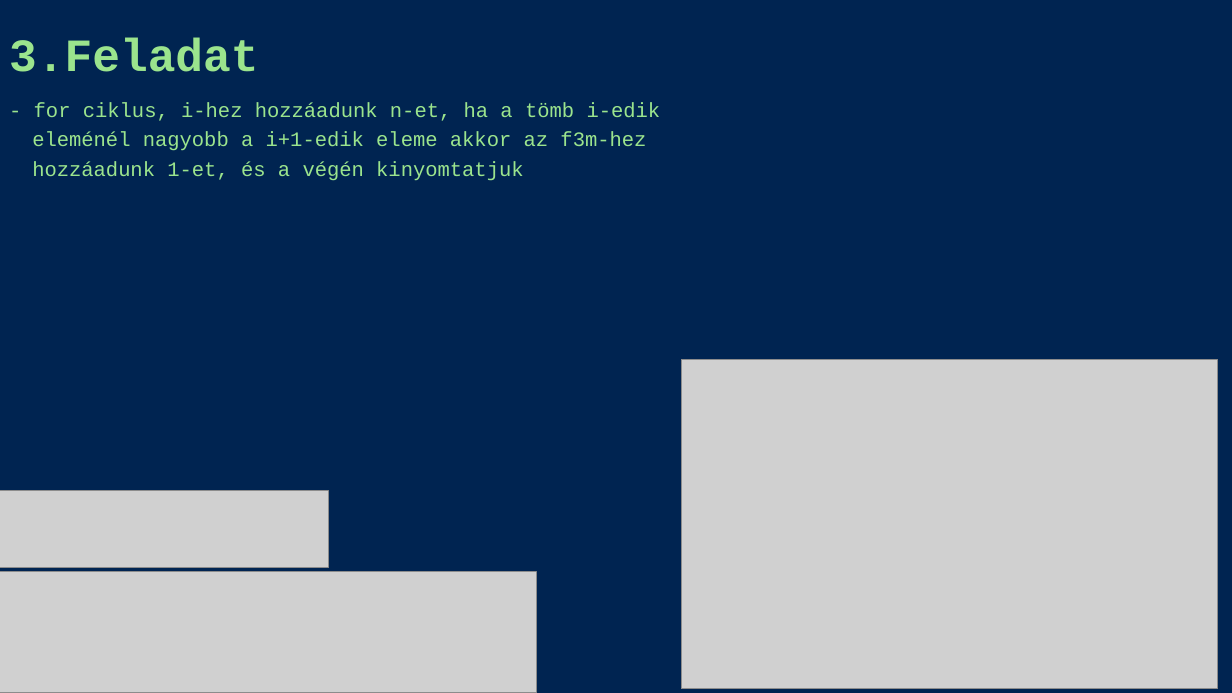
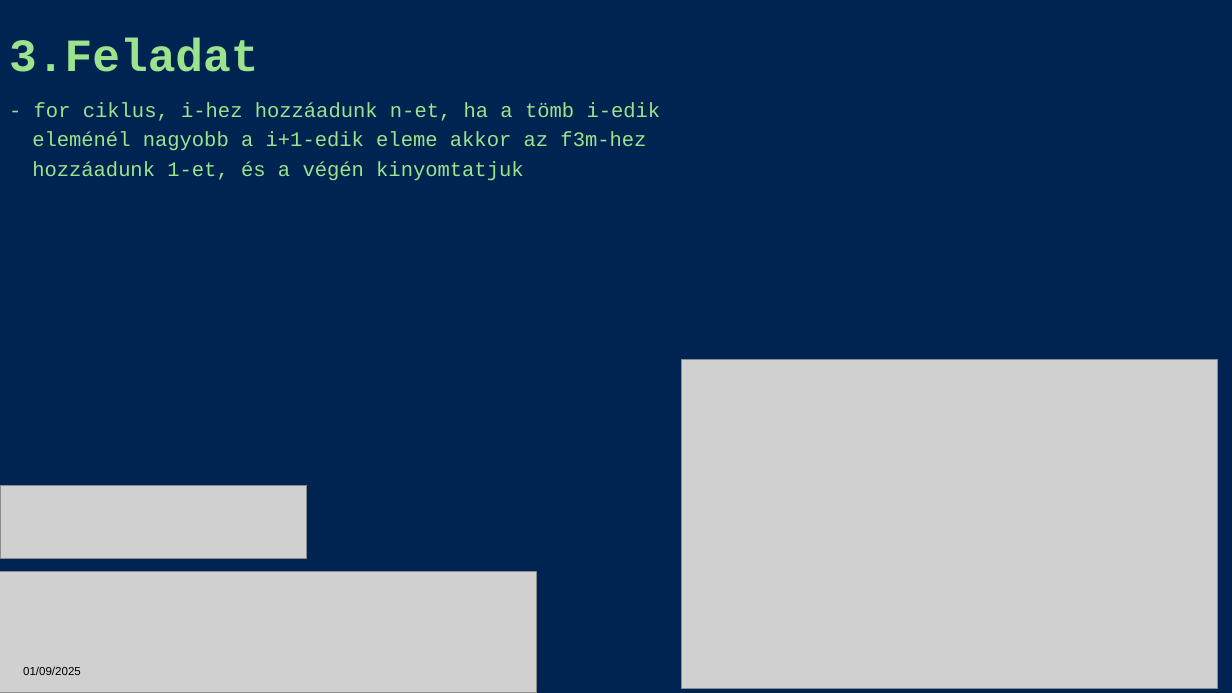
Before and after one commit to PapAdamCkik/IKTProjekt_PA_HA, a slide deck: slide 8 of ppt.pptx. Drawn at 1232x693 pixels with LibreOffice and Linux fonts; fonts in the diff are those of the drawing; grey boxes stand for pictures. Boxes give left, top, right and bottom in pixels: in the first picture for what was removed or moved away, otherwise in the second. Text is boxed around its words. In the diff, an @@ line names an element or a change of style, - is before the commit and + after.

```diff
--- a/ppt.pptx
+++ b/ppt.pptx
@@ picture: place and size @@
-picture at (0,491,328,567)
+picture at (0,485,307,558)
@@ text added at (23,666,81,675), 9 pt, text #000000 @@
+01/09/2025
```
Also in this commit, not shown: 7 other slides changed, 1 slide added, 1 slide removed.
